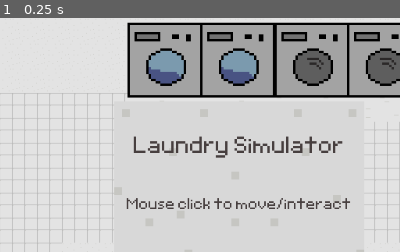
Above: before the commit, frame 1.
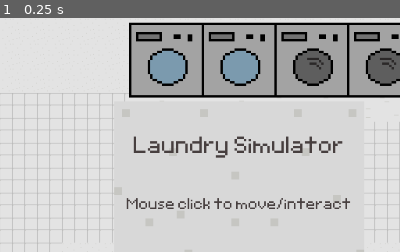
Above: after the commit, the same moment.

Repository: 924036076/laundry_simulator
Game: Godot game, scene res://levels/base_level/Laundry Scene.tscn
Two runs of this game, one before a commit and one after it. Both use one fixed random seed, a clock stepped at 60 frames per second and the inputs below. The engine's default icon, where the game draws it, is replaced by a stand-in: a white triangle on a blue panel in a dark square. Sound files missing from this copy of the repository are replaced by a short silence.
Inputs:
- Up to frame 1 (0.25 s): no input
The pictures show only the part of the screen within x 20-70%, y 0-50%; the shares and areas given below are measured in that part.

The runs differ from the first frame. In frame 1, 2.3% of the frame differs, in the area x 31-69%, y 1-35%.
Error in both runs: Trying to assign value of type 'KinematicBody2D' to a variable of type 'Sprite'. (res://levels/base_level/Laundry)

Commit message:
made washer shake on unallowed action

Diff:
--- a/models/washer/Washer.gd
+++ b/models/washer/Washer.gd
@@ -1,32 +1,47 @@
 extends "res://models/interactable/Interactable.gd"
+
+var state_machine : AnimationNodeStateMachinePlayback
 
 func _ready():
 	._ready()
 	offset = Vector2(0,5)
+	state_machine = $AnimationTree["parameters/StateMachine/playback"]
+	state_machine.start("idle")
+	$AnimationTree.set("parameters/Blend/blend_amount", 0)
 
 func load_laundry(laundry_in):
 	.load_laundry(laundry_in)
 	if !laundry:
 		return
 	laundry.position = offset
-	if laundry.can_wash():
-		$AnimationPlayer.play("running")
-		laundry.visible = false
-		interactable = false
-		laundry.wash()
-		$Timer.start()
-		yield($Timer, "timeout")
+	if can_run():
+		_start_load()
+		_change_laundry_state()
+
+func _change_laundry_state():
+	laundry.wash()
+
+func can_run() -> bool:
+	return laundry.can_wash()
+
+func _start_load():
+	laundry.visible = false
+	interactable = false
+	state_machine.travel("running")
+	$Timer.start()
 
 func _finish_load():
-	$AnimationPlayer.play("idle")
+	state_machine.travel("idle")
 	laundry.visible = true
 	interactable = true
 
 func reset():
 	.reset()
-	$AnimationPlayer.play("idle")
+	state_machine.travel("idle")
 	$Timer.stop()
 	interactable = true
 
 func disallowed_action():
-	$AnimationPlayer.play("shake")
+	$AnimationTree.set("parameters/Blend/blend_amount", 0.5)
+	yield(get_tree().create_timer(0.4), "timeout")
+	$AnimationTree.set("parameters/Blend/blend_amount", 0)
--- a/models/washer/washer.tscn
+++ b/models/washer/washer.tscn
@@ -46,12 +46,13 @@
 "times": PoolRealArray( 0, 0.2, 0.4 ),
 "transitions": PoolRealArray( 1, 1, 1 ),
 "update": 0,
-"values": [ Vector2( -1, 0 ), Vector2( 0, 0 ), Vector2( 1, 0 ) ]
+"values": [ Vector2( -1, 0 ), Vector2( 0, 1 ), Vector2( 1, 0 ) ]
 }
 
 [sub_resource type="Animation" id=3]
 resource_name = "shake"
 length = 0.3
+loop = true
 tracks/0/type = "value"
 tracks/0/path = NodePath("Sprite:position")
 tracks/0/interp = 1
@@ -62,8 +63,45 @@
 "times": PoolRealArray( 0, 0.1, 0.2, 0.3 ),
 "transitions": PoolRealArray( 1, 1, 1, 1 ),
 "update": 0,
-"values": [ Vector2( -2, 0 ), Vector2( 0, 0 ), Vector2( 2, 0 ), Vector2( 0, 0 ) ]
+"values": [ Vector2( -5, 0 ), Vector2( 0, 0 ), Vector2( 5, 0 ), Vector2( 0, 0 ) ]
 }
+
+[sub_resource type="AnimationNodeBlend2" id=4]
+filter_enabled = true
+filters = [ "Sprite:position" ]
+
+[sub_resource type="AnimationNodeAnimation" id=5]
+animation = "shake"
+
+[sub_resource type="AnimationNodeAnimation" id=6]
+animation = "idle"
+
+[sub_resource type="AnimationNodeAnimation" id=7]
+animation = "running"
+
+[sub_resource type="AnimationNodeStateMachineTransition" id=8]
+
+[sub_resource type="AnimationNodeStateMachineTransition" id=9]
+
+[sub_resource type="AnimationNodeStateMachine" id=10]
+states/idle/node = SubResource( 6 )
+states/idle/position = Vector2( 210, 42 )
+states/running/node = SubResource( 7 )
+states/running/position = Vector2( 386, 42 )
+transitions = [ "idle", "running", SubResource( 8 ), "running", "idle", SubResource( 9 ) ]
+
+[sub_resource type="AnimationNodeBlendTree" id=11]
+graph_offset = Vector2( -349.805, 66.5071 )
+nodes/Blend/node = SubResource( 4 )
+nodes/Blend/position = Vector2( 340, 140 )
+nodes/Shake/node = SubResource( 5 )
+nodes/Shake/position = Vector2( 100, 220 )
+nodes/StateMachine/node = SubResource( 10 )
+nodes/StateMachine/position = Vector2( 20, -60 )
+nodes/output/position = Vector2( 540, 200 )
+node_connections = [ "output", 0, "Blend", "Blend", 0, "StateMachine", "Blend", 1, "Shake" ]
+
+[sub_resource type="AnimationNodeStateMachinePlayback" id=12]
 
 [node name="Washer" groups=[
 "InteractableObjects",
@@ -71,11 +109,10 @@
 script = ExtResource( 3 )
 
 [node name="Sprite" parent="." index="2"]
-position = Vector2( -2, 0 )
+position = Vector2( 0.139936, 0.183179 )
 texture = ExtResource( 1 )
 vframes = 3
 hframes = 3
-frame = 1
 
 [node name="Timer" type="Timer" parent="." index="3"]
 wait_time = 5.0
@@ -86,4 +123,11 @@
 anims/idle = SubResource( 1 )
 anims/running = SubResource( 2 )
 anims/shake = SubResource( 3 )
+
+[node name="AnimationTree" type="AnimationTree" parent="." index="5"]
+tree_root = SubResource( 11 )
+anim_player = NodePath("../AnimationPlayer")
+active = true
+parameters/Blend/blend_amount = 0.5
+parameters/StateMachine/playback = SubResource( 12 )
 [connection signal="timeout" from="Timer" to="." method="_finish_load"]
--- a/music/BackgroundMusic.gd
+++ b/music/BackgroundMusic.gd
@@ -1,5 +1,12 @@
 extends Node
+var master_volume : float = -8
+
+func _ready():
+	$SongIntro.set("volume_db", master_volume)
+	$SongLoop.set("volume_db", master_volume)
 
 func restart():
+	# Stops the song loop (if playing) and starts the intro
+	# Song Loop listens for the intro to finish, then plays and loops indefinitely
 	$SongLoop.stop()
 	$SongIntro.play()
Not shown: 1 places in models/washer/washer.tscn that only renumber resources
